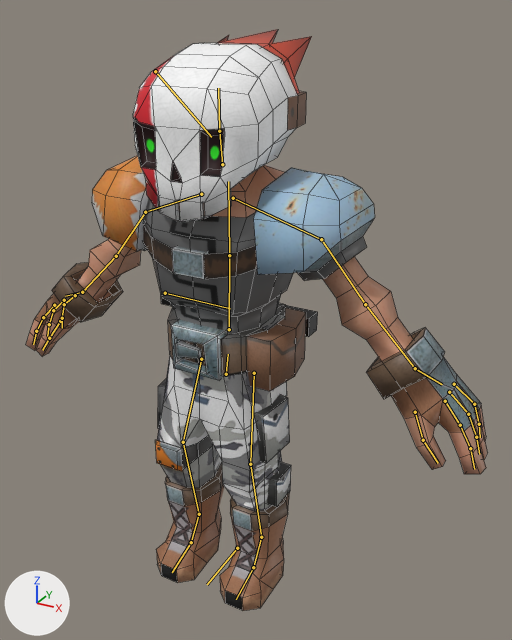
The Blender file Workshop/animations/vochap_take_s1.blend, before and after one commit.
One viewpoint serves both versions: a 50 mm lens placed at (1.26, -2.0, 2.18), pointed at (0.07, 0.16, 1.1). The lights are fixed; the arrows at lower left show +X, +Y and +Z. The bones that bend it are drawn over the model as lines. Mesh edges are drawn as thin lines.

Objects in the first picture: 'vochap_mesh'.
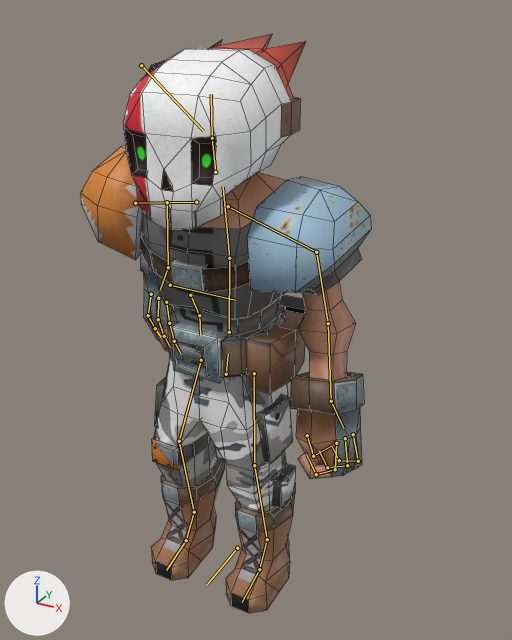
The newer file adds an action. The first version stands in its rest pose; the second is drawn at frame 8 of the action 'vochap_metarigAction'.

What differs and where, as boxes [x1, y1, x2, y2] in the pictures (512 x 640 px):
'vochap_mesh', posed (37% narrower): before [26, 29, 488, 611]; after [81, 34, 371, 613]
bone 'spine', root to tip: before (229, 329) to (229, 255); after (229, 332) to (229, 258)
bone 'chest', root to tip: before (229, 255) to (228, 181); after (229, 258) to (223, 187)
bone 'shoulder.L', root to tip: before (233, 198) to (321, 239); after (228, 206) to (316, 252)
bone 'upper_arm.L', root to tip: before (321, 239) to (365, 304); after (316, 252) to (328, 323)
bone 'forearm.L', root to tip: before (365, 304) to (415, 368); after (328, 323) to (331, 401)
bone 'f_index.01.L', root to tip: before (460, 425) to (470, 448); after (335, 469) to (316, 474)
bone 'thumb.01.L', root to tip: before (415, 412) to (423, 440); after (307, 435) to (313, 456)
bone 'f_middle.01.L', root to tip: before (468, 414) to (476, 437); after (347, 465) to (327, 467)
bone 'f_ring.01.L', root to tip: before (474, 404) to (479, 424); after (358, 461) to (339, 460)
bone 'shoulder.R', root to tip: before (201, 194) to (145, 212); after (196, 202) to (135, 203)
bone 'upper_arm.R', root to tip: before (145, 212) to (116, 256); after (135, 203) to (167, 202)
bone 'forearm.R', root to tip: before (116, 256) to (82, 292); after (167, 202) to (168, 267)
bone 'thigh.L', root to tip: before (254, 373) to (250, 464); after (254, 373) to (254, 465)
bone 'shin.L', root to tip: before (250, 464) to (261, 537); after (254, 465) to (267, 539)
bone 'thigh.R', root to tip: before (201, 359) to (183, 442); after (201, 360) to (179, 441)
bone 'shin.R', root to tip: before (183, 442) to (199, 514); after (179, 441) to (194, 512)

Diff of the bpy script that builds the scene:
```diff
--- a/Workshop/animations/vochap_take_s1.blend.py
+++ b/Workshop/animations/vochap_take_s1.blend.py
@@ bone_spine @@
 bone_spine = bpy.data.objects['vochap_metarig'].pose.bones['spine']  # child of 'hips'
-bone_spine.location = (0.0, 0.0, 0.0)
+bone_spine.location = (0.0, -0.009, 0.0)
@@ bone_chest @@
 bone_chest = bpy.data.objects['vochap_metarig'].pose.bones['chest']  # child of 'spine'
 bone_chest.rotation_mode = 'ZXY'
-bone_chest.rotation_euler = (0.0, 0.0, 0.0)  # degrees (0, 0, 0)
+bone_chest.rotation_euler = (0.14, 0.0, 0.0)  # degrees (8, 0, 0)
@@ bone_shoulder_l @@
 bone_shoulder_l = bpy.data.objects['vochap_metarig'].pose.bones['shoulder.L']  # child of 'chest'
 bone_shoulder_l.rotation_mode = 'ZYX'
-bone_shoulder_l.rotation_euler = (0.0, 0.0, 0.0)  # degrees (0, 0, 0)
+bone_shoulder_l.rotation_euler = (-0.0873, 0.0, 0.0)  # degrees (-5, 0, 0)
@@ bone_upper_arm_l @@
 bone_upper_arm_l = bpy.data.objects['vochap_metarig'].pose.bones['upper_arm.L']  # child of 'shoulder.L'
 bone_upper_arm_l.rotation_mode = 'ZYX'
-bone_upper_arm_l.rotation_euler = (0.0, 0.0, 0.0)  # degrees (0, 0, 0)
+bone_upper_arm_l.rotation_euler = (0.0, 0.0, -0.436)  # degrees (0, 0, -25)
@@ bone_forearm_l @@
 bone_forearm_l = bpy.data.objects['vochap_metarig'].pose.bones['forearm.L']  # child of 'upper_arm.L'
 bone_forearm_l.rotation_mode = 'ZXY'
-bone_forearm_l.rotation_euler = (0.0, 0.0, 0.0)  # degrees (0, 0, 0)
+bone_forearm_l.rotation_euler = (0.349, 0.0, 0.0)  # degrees (20, 0, 0)
@@ bone_f_index_01_l @@
 bone_f_index_01_l = bpy.data.objects['vochap_metarig'].pose.bones['f_index.01.L']  # child of 'palm.01.L'
 bone_f_index_01_l.rotation_mode = 'ZXY'
-bone_f_index_01_l.rotation_euler = (0.0, 0.0, 0.0)  # degrees (0, 0, 0)
+bone_f_index_01_l.rotation_euler = (1.047, 0.0, 0.0)  # degrees (60, 0, 0)
@@ bone_thumb_01_l @@
 bone_thumb_01_l = bpy.data.objects['vochap_metarig'].pose.bones['thumb.01.L']  # child of 'palm.01.L'
 bone_thumb_01_l.rotation_mode = 'ZXY'
-bone_thumb_01_l.rotation_euler = (0.0, 0.0, 0.0)  # degrees (0, 0, 0)
+bone_thumb_01_l.rotation_euler = (0.873, 0.0, 0.0)  # degrees (50, 0, 0)
@@ bone_f_middle_01_l @@
 bone_f_middle_01_l = bpy.data.objects['vochap_metarig'].pose.bones['f_middle.01.L']  # child of 'palm.02.L'
 bone_f_middle_01_l.rotation_mode = 'ZXY'
-bone_f_middle_01_l.rotation_euler = (0.0, 0.0, 0.0)  # degrees (0, 0, 0)
+bone_f_middle_01_l.rotation_euler = (1.047, 0.0, 0.0)  # degrees (60, 0, 0)
@@ bone_f_ring_01_l @@
 bone_f_ring_01_l = bpy.data.objects['vochap_metarig'].pose.bones['f_ring.01.L']  # child of 'palm.03.L'
 bone_f_ring_01_l.rotation_mode = 'ZYX'
-bone_f_ring_01_l.rotation_euler = (0.0, 0.0, 0.0)  # degrees (0, 0, 0)
+bone_f_ring_01_l.rotation_euler = (1.047, 0.0, 0.0)  # degrees (60, 0, 0)
@@ bone_shoulder_r @@
 bone_shoulder_r = bpy.data.objects['vochap_metarig'].pose.bones['shoulder.R']  # child of 'chest'
 bone_shoulder_r.rotation_mode = 'ZXY'
-bone_shoulder_r.rotation_euler = (0.0, 0.0, 0.0)  # degrees (0, 0, 0)
+bone_shoulder_r.rotation_euler = (0.157, -0.14, 0.0698)  # degrees (9, -8, 4)
@@ bone_upper_arm_r @@
 bone_upper_arm_r = bpy.data.objects['vochap_metarig'].pose.bones['upper_arm.R']  # child of 'shoulder.R'
 bone_upper_arm_r.rotation_mode = 'ZXY'
-bone_upper_arm_r.rotation_euler = (0.0, 0.0, 0.0)  # degrees (0, 0, 0)
+bone_upper_arm_r.rotation_euler = (-0.663, -0.96, 1.012)  # degrees (-38, -55, 58)
@@ bone_forearm_r @@
 bone_forearm_r = bpy.data.objects['vochap_metarig'].pose.bones['forearm.R']  # child of 'upper_arm.R'
 bone_forearm_r.rotation_mode = 'ZXY'
-bone_forearm_r.rotation_euler = (0.0, 0.0, 0.0)  # degrees (0, 0, 0)
+bone_forearm_r.rotation_euler = (0.576, -1.431, -1.396)  # degrees (33, -82, -80)
@@ bone_thigh_l @@
 bone_thigh_l = bpy.data.objects['vochap_metarig'].pose.bones['thigh.L']  # child of 'hips'
 bone_thigh_l.rotation_mode = 'ZXY'
-bone_thigh_l.location = (0.0, 0.0, 0.0)
-bone_thigh_l.rotation_euler = (0.0, 0.0, 0.0)  # degrees (0, 0, 0)
+bone_thigh_l.location = (0.0, 0.003, 0.001)
+bone_thigh_l.rotation_euler = (0.0, 0.0, -0.0524)  # degrees (0, 0, -3)
@@ bone_shin_l @@
 bone_shin_l = bpy.data.objects['vochap_metarig'].pose.bones['shin.L']  # child of 'thigh.L'
 bone_shin_l.rotation_mode = 'ZXY'
-bone_shin_l.rotation_euler = (0.0, 0.0, 0.0)  # degrees (0, 0, 0)
+bone_shin_l.rotation_euler = (0.0, 0.0, -0.0175)  # degrees (0, 0, -1)
@@ bone_thigh_r @@
 bone_thigh_r = bpy.data.objects['vochap_metarig'].pose.bones['thigh.R']  # child of 'hips'
 bone_thigh_r.rotation_mode = 'ZXY'
-bone_thigh_r.location = (0.0, 0.0, 0.0)
-bone_thigh_r.rotation_euler = (0.0, 0.0, 0.0)  # degrees (0, 0, 0)
+bone_thigh_r.location = (0.0, 0.003, 0.001)
+bone_thigh_r.rotation_euler = (0.0, 0.0, 0.0524)  # degrees (0, 0, 3)
@@ bone_shin_r @@
 bone_shin_r = bpy.data.objects['vochap_metarig'].pose.bones['shin.R']  # child of 'thigh.R'
 bone_shin_r.rotation_mode = 'ZXY'
-bone_shin_r.rotation_euler = (0.0, 0.0, 0.0)  # degrees (0, 0, 0)
+bone_shin_r.rotation_euler = (0.0, 0.0, 0.0175)  # degrees (0, 0, 1)
```
